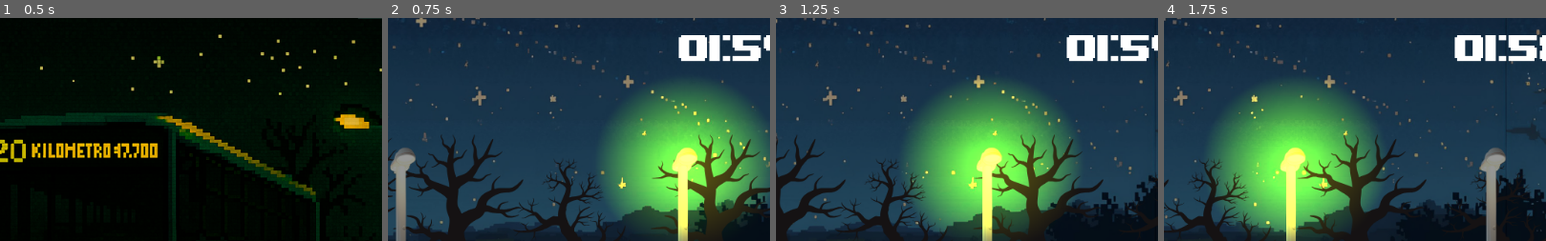
Above: before the commit, frames 1-4 (left to right).
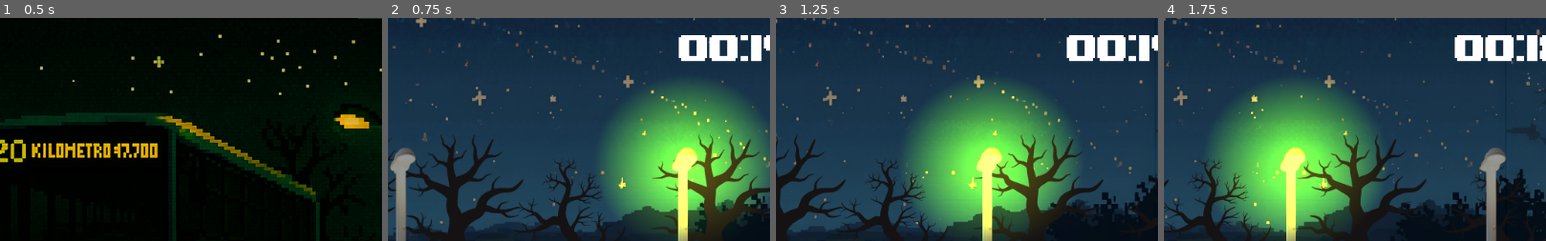
Above: after the commit, the same moments.

Repository: JLeizza/AP2Bondi620
Game: Godot game, scene res://scenes/main_menu.tscn
The game is run twice, just before and just after one commit, with the same random seed, the same clock (stepped at 60 frames per second) and the same inputs.
Inputs:
- Up to frame 1 (0.5 s): no input
- Up to frame 2 (0.75 s): click "JUGAR" at 0.5 s
- Up to frame 3 (1.25 s): no input
- Up to frame 4 (1.75 s): hold Up (ui_up) from 1.28 s (still down); hold Space (stop) from 1.28 s (still down)
The pictures show only the part of the screen within x 44-94%, y 0-50%; the shares and areas given below are measured in that part.

Frame 1 is identical in both runs. In frame 2, 0.6% of the frame differs, in the area x 84-98%, y 7-20%; in frame 3, 0.6%; in frame 4, 0.6%.

Commit message:
Conecte el timer de game over a main, y  ahora la funcion game over muestra el perdiste de HUD

Diff:
--- a/project.godot
+++ b/project.godot
@@ -23,6 +23,7 @@
 
 window/size/viewport_width=1024
 window/size/viewport_height=600
+window/size/resizable=false
 
 [gui]
 
--- a/scenes/HUD.tscn
+++ b/scenes/HUD.tscn
@@ -32,7 +32,7 @@
 text = "00:00"
 
 [node name="Temporizador" type="Timer" parent="."]
-wait_time = 120.0
+wait_time = 20.0
 one_shot = true
 
 [node name="PerderNivel" type="VBoxContainer" parent="."]
--- a/scripts/Main.gd
+++ b/scripts/Main.gd
@@ -21,10 +21,15 @@
 var bondi
 var camera
 var hud
+
+#Timers
 var timer_obs
 var timer_paradas
 var timer_santuarios
 var timer_speed
+var timer_game_over
+
+#Colliders
 var bondi_obs_collider
 var bondi_stop_collider
 
@@ -161,6 +166,8 @@
 	posParada = $PosParada
 	camera = $Camera2D
 	hud = $HUD
+
+	timer_game_over = $HUD/Temporizador
 	timer_speed = $Timers/TimerAumentoSpeed
 	timer_obs = $Timers/TimerObs
 	timer_paradas = $Timers/TimerParadas
@@ -170,6 +177,7 @@
 # Timers
 func set_timers():
 
+	timer_game_over.timeout.connect(game_over)
 	timer_obs.timeout.connect(_on_timer_obs_timeout)
 	timer_santuarios.timeout.connect(_on_timer_santuarios_timeout)
 	timer_speed.timeout.connect(_on_timer_aumento_speed_timeout)
@@ -188,6 +196,7 @@
 
 func game_over():
 	get_tree().paused = true
+	$HUD/PerderNivel.show()
 
 
 func _on_timer_aumento_speed_timeout():
